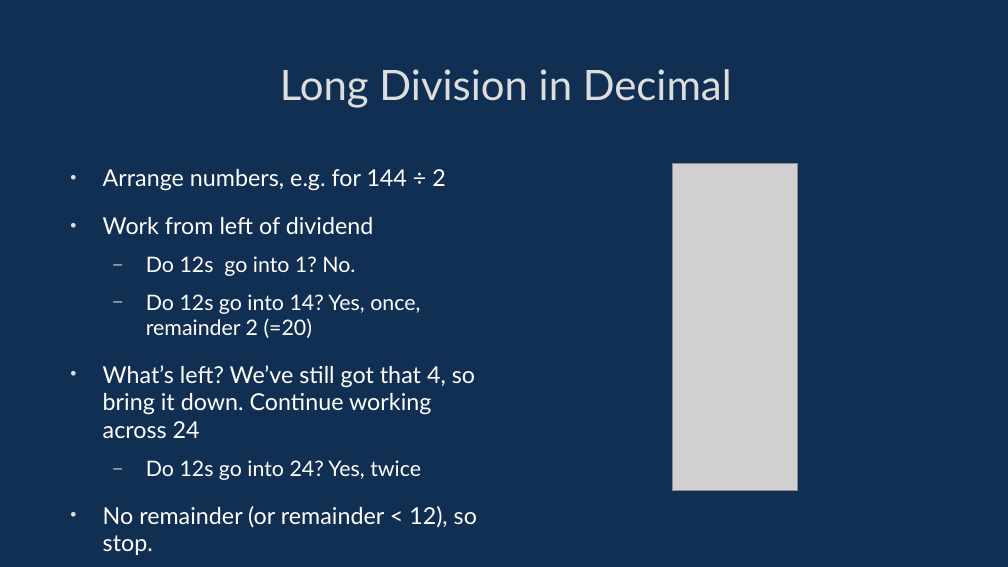
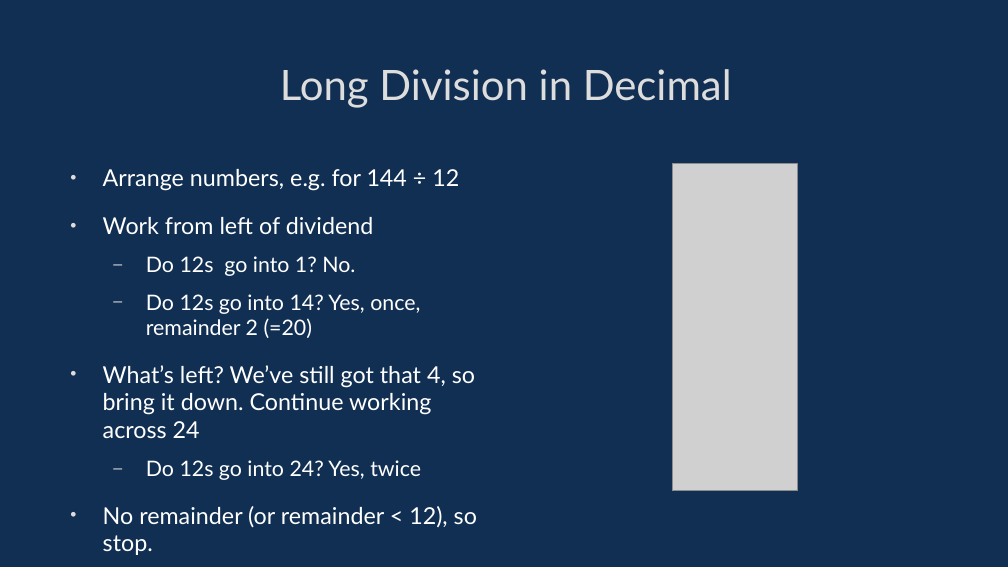
Before and after one commit to davidgundry/maths22-23, a slide deck: slide 86 of slides/maths-3-numerical-systems.odp. Drawn at 1008x567 pixels with LibreOffice and Linux fonts; fonts in the diff are those of the drawing; grey boxes stand for pictures. Boxes give left, top, right and bottom in pixels: in the first picture for what was removed or moved away, otherwise in the second. Text is boxed around its words. In the diff, an @@ line names an element or a change of style, - is before the commit and + after.

```diff
--- a/slides/maths-3-numerical-systems.odp
+++ b/slides/maths-3-numerical-systems.odp
@@ text at box(103, 169, 459, 191): text changed @@
-• Arrange numbers, e.g. for 144 ÷ 2
+• Arrange numbers, e.g. for 144 ÷ 12
```
Also in this commit, not shown: 11 other slides changed, 1 other file.
